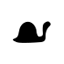
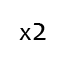
The second w=64, h=64 image is a revision of the first. Changes to its layers:
added layer "x2" above "Layer 3" over [19, 23, 46, 40]
hid "Layer 2" over [12, 21, 51, 43]
